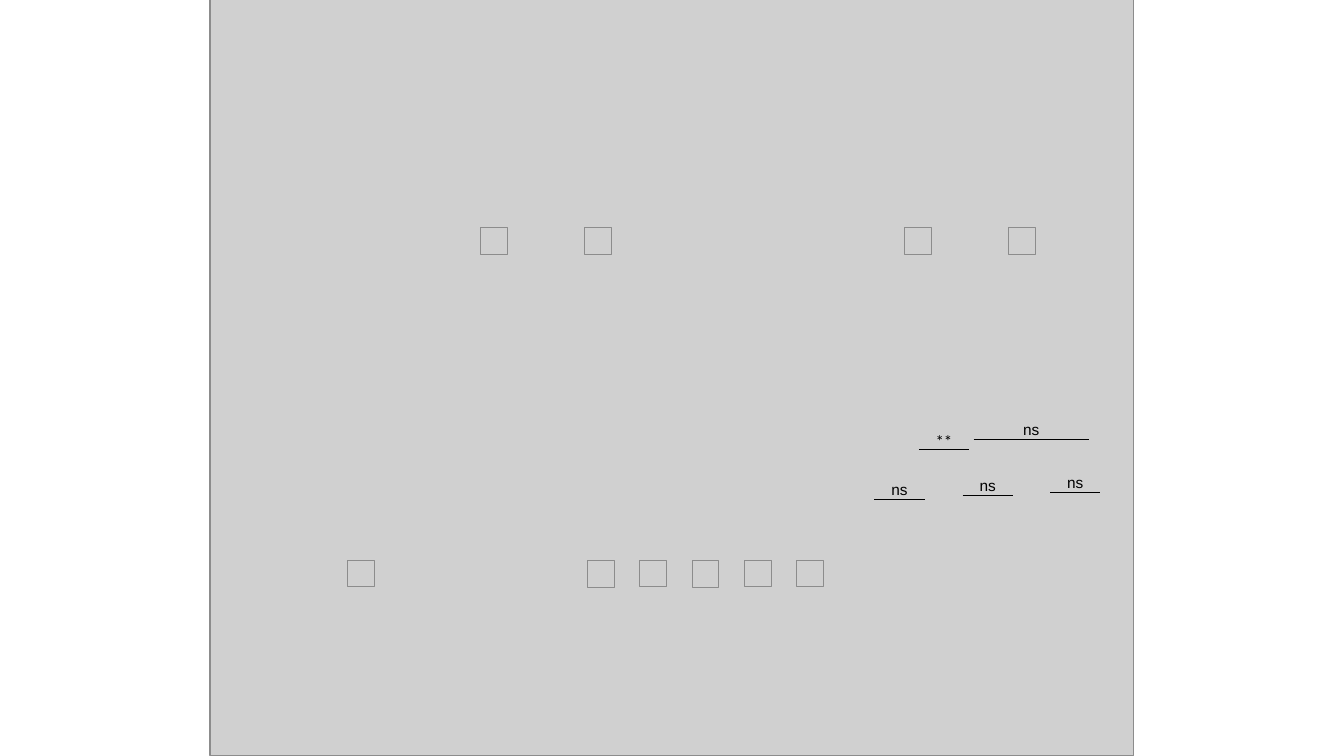
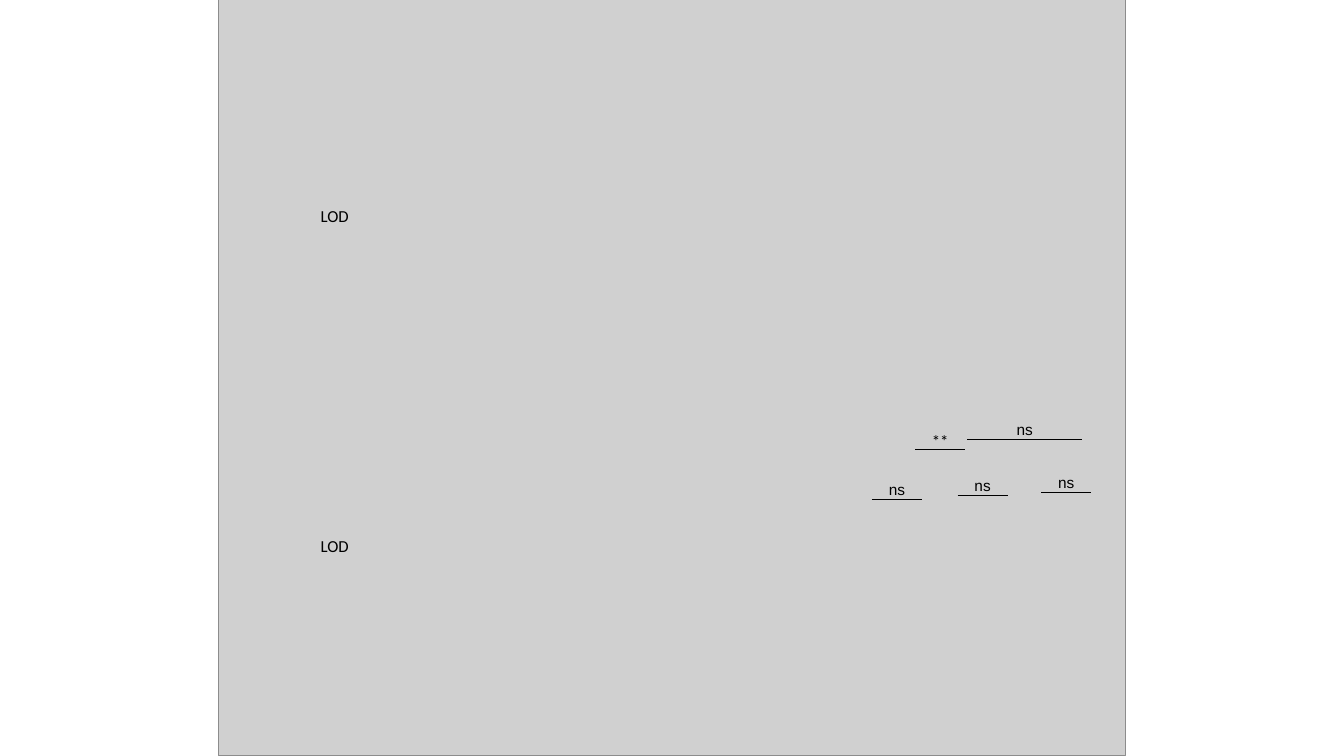
Before and after one commit to bisesi/Host-Ecology-and-Host-Range, a slide deck: slide 1 of paper-supplement/figs/supplemental-figure-2.pptx. Drawn at 1344x756 pixels with LibreOffice and Linux fonts; fonts in the diff are those of the drawing; grey boxes stand for pictures. Boxes give left, top, right and bottom in pixels: in the first picture for what was removed or moved away, otherwise in the second. Text is boxed around its words. In the diff, an @@ line names an element or a change of style, - is before the commit and + after.

```diff
--- a/paper-supplement/figs/supplemental-figure-2.pptx
+++ b/paper-supplement/figs/supplemental-figure-2.pptx
@@ picture: place and size @@
-picture at [210,0,1134,756]
+picture at [219,0,1126,756]
@@ text added at [321,211,349,222], 12 pt, text #000000 @@
+LOD
@@ group removed at [348,228,1036,588]: 10 pictures @@
@@ 3 texts, 3 lines: place and size @@
-3 texts, 3 lines at [920,425,1089,496]
+3 texts, 3 lines at [915,425,1083,496]
@@ text "ns": place and size @@
-text "ns" at [1067,479,1083,488]
+text "ns" at [1058,479,1074,488]
@@ line moved from (1051, 492) - (1101, 492) to (1042, 492) - (1092, 492) @@
@@ text added at [321,541,349,552], 12 pt, text #000000 @@
+LOD
```
Also in this commit, not shown: 21 other files.
